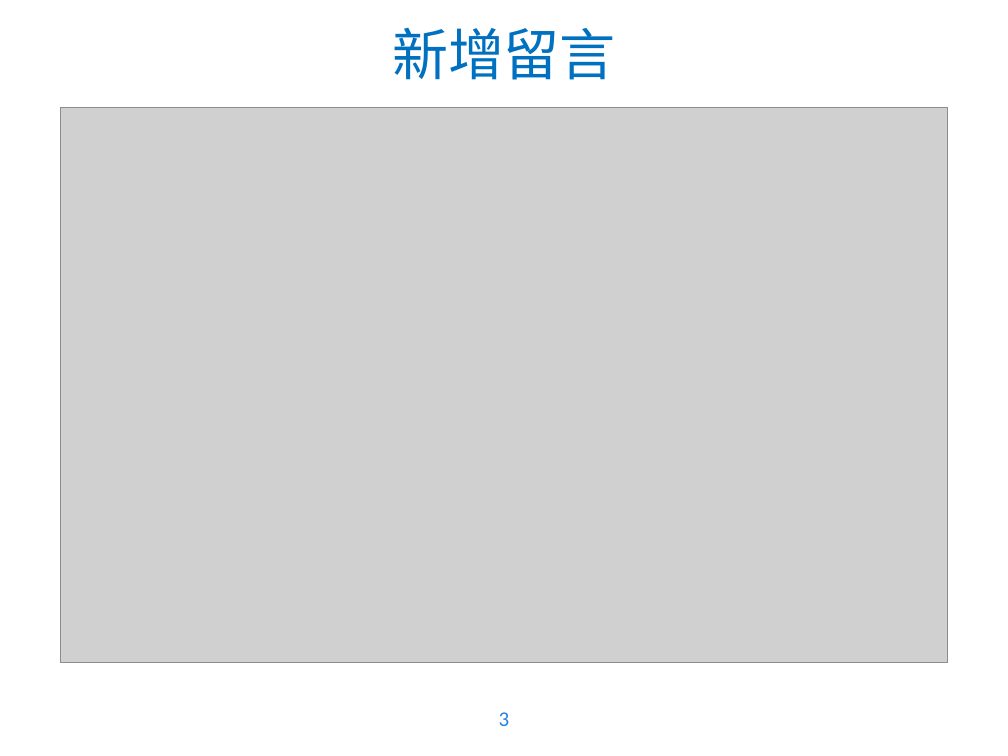
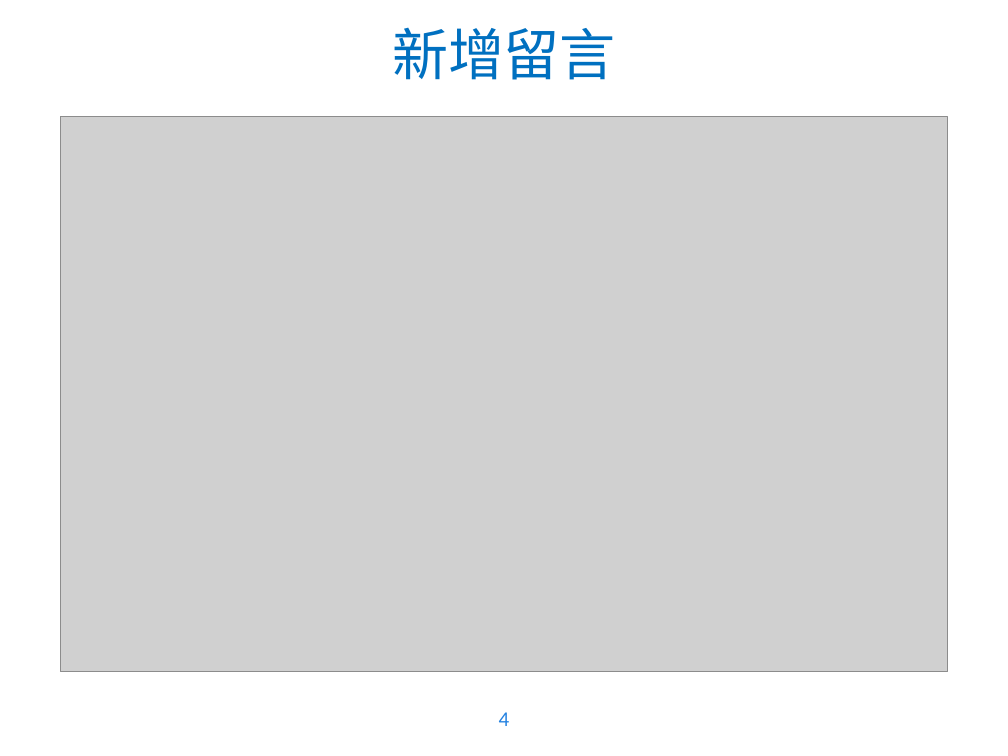
Before and after one commit to WaRTanKE7/WebClubData, a slide deck: slide 4 of 教學簡報/JQuery Message board .pptx (slide 3 before the commit). Drawn at 1008x756 pixels with LibreOffice and Linux fonts; fonts in the diff are those of the drawing; grey boxes stand for pictures; background and template pictures are left out. Boxes give left, top, right and bottom in pixels: in the first picture for what was removed or moved away, otherwise in the second. Text is boxed around its words. In the diff, an @@ line names an element or a change of style, - is before the commit and + after.

```diff
--- a/教學簡報/JQuery Message board .pptx
+++ b/教學簡報/JQuery Message board .pptx
@@ picture: place and size @@
-picture at [60,108,949,662]
+picture at [60,117,949,671]
@@ page number at [499,712,510,726]: text changed @@
-3
+4
```
Also in this commit, not shown: 1 other slide changed.
